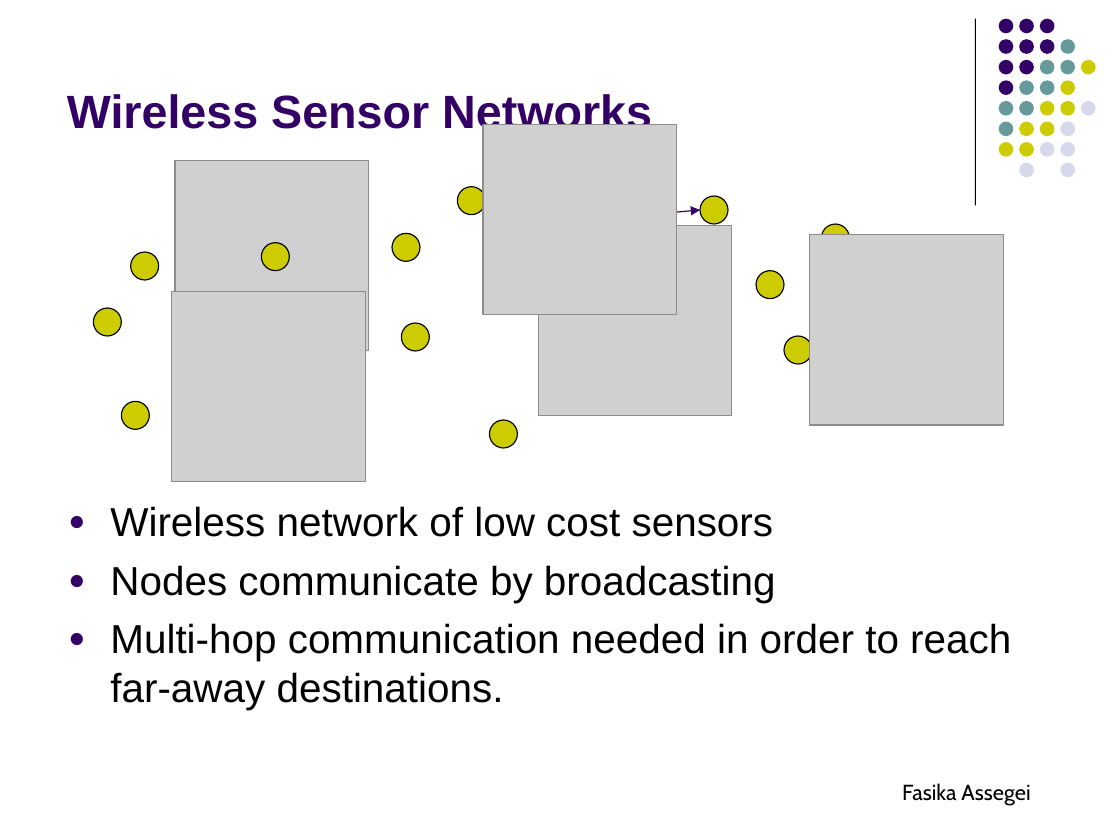
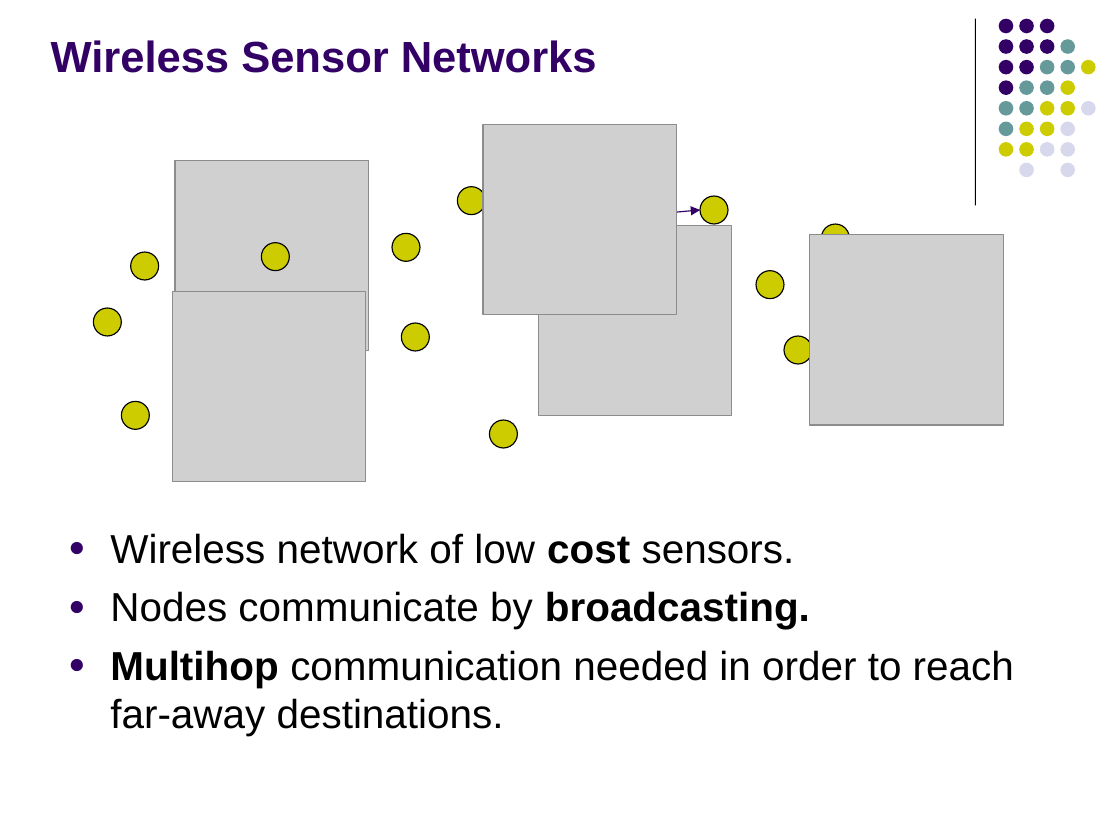
Before and after one commit to fasalex/symposium, a slide deck: slide 6 of Presentation.ppt. Drawn at 1120x840 pixels with LibreOffice and Linux fonts; fonts in the diff are those of the drawing; grey boxes stand for pictures. Boxes give left, top, right and bottom in pixels: in the first picture for what was removed or moved away, otherwise in the second. Text is boxed around its words. In the diff, an @@ line names an element or a change of style, - is before the commit and + after.

```diff
--- a/Presentation.ppt
+++ b/Presentation.ppt
@@ text "Wireless Sensor Networks": place and size @@
-text "Wireless Sensor Networks" at bbox=[67, 91, 652, 137]
+text "Wireless Sensor Networks" at bbox=[51, 40, 597, 73]
@@ text "Wireless Sensor Networks" at bbox=[51, 40, 597, 73]: size 30 to 28 pt @@
@@ text at bbox=[110, 533, 1014, 736]: text changed @@
-● Wireless network of low cost sensors
-● Nodes communicate by broadcasting
-● Multi-hop communication needed in order to reach far-away destinations.
+● Wireless network of low cost sensors.
+● Nodes communicate by broadcasting.
+● Multihop communication needed in order to reach far-away destinations.
@@ text removed at bbox=[902, 783, 1030, 805] @@
-Fasika Assegei
```
Also in this commit, not shown: 28 other slides changed, 13 slides added, 7 slides removed.
